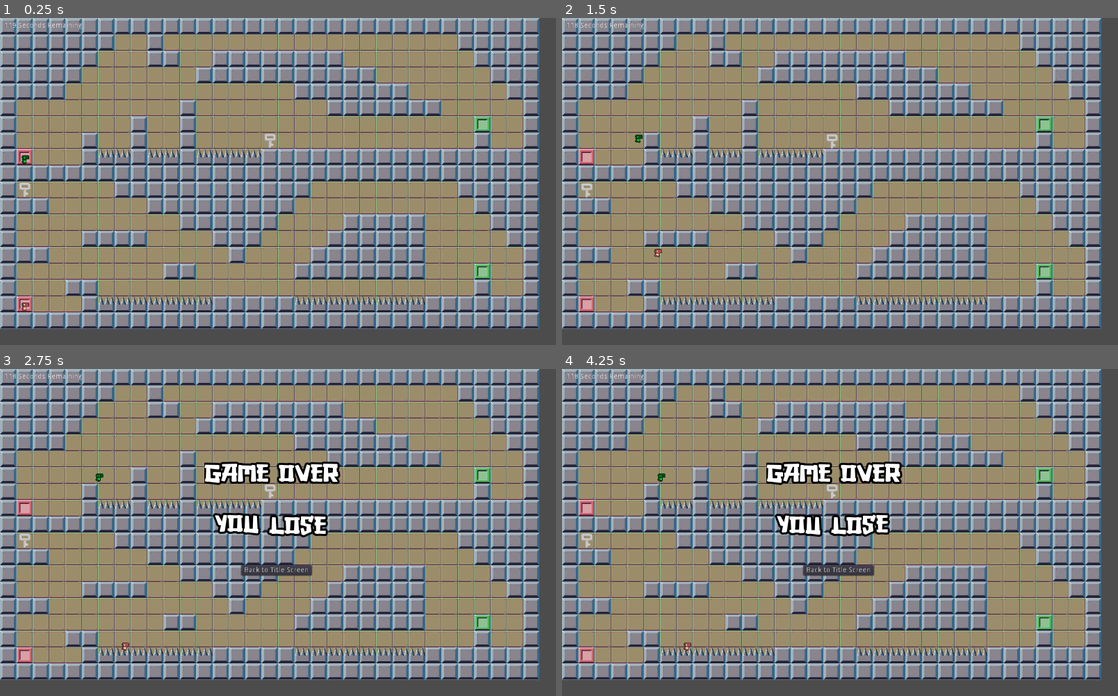
Above: before the commit, frames 1-4 (two rows, left to right).
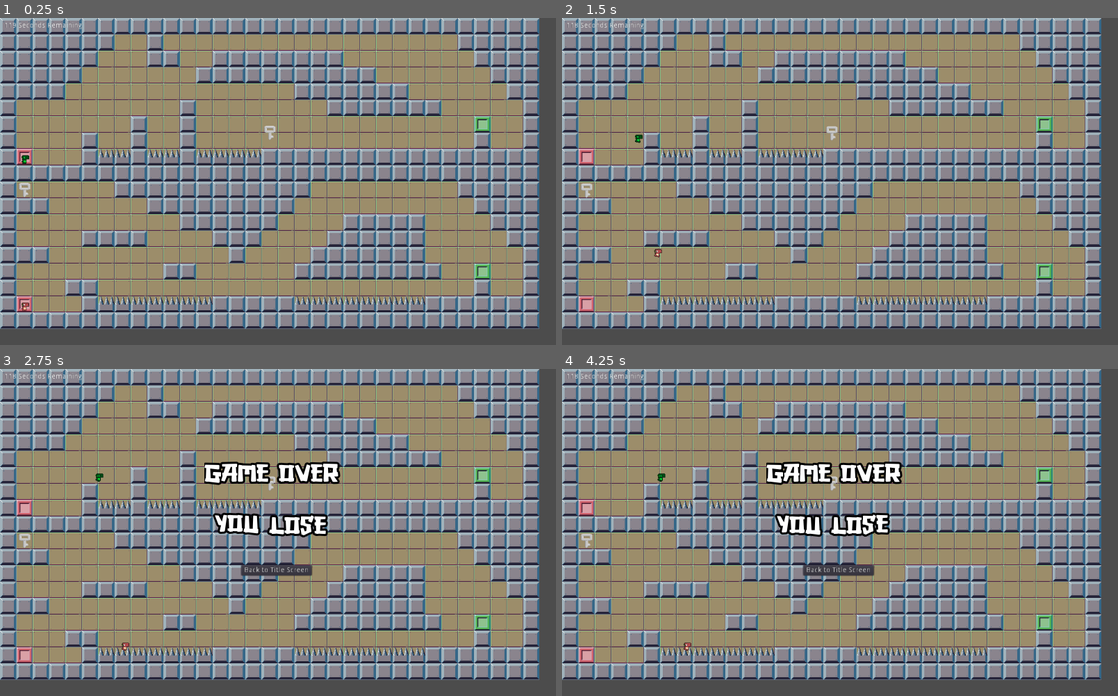
Above: after the commit, the same moments.

Repository: redbit200/FP-DinoDuo
Game: Godot game, scene res://src/levels/Level2.tscn
Two runs of this game, one before a commit and one after it. Both use one fixed random seed, a clock stepped at 60 frames per second and the inputs below. This scene is started directly instead of the project's main scene.
Inputs:
- Up to frame 1 (0.25 s): no input
- Up to frame 2 (1.5 s): hold Right (move_right) from 0.53 s (still down); tap Space (jump) at 0.6, 0.77, 1.07, 1.35 s
- Up to frame 3 (2.75 s): tap Space (jump) at 1.52, 1.82, 2.1 s; release Right (move_right) at 2.03 s; hold Left (move_left) from 2.03 s (still down)
- Up to frame 4 (4.25 s): release Left (move_left) at 2.78 s; hold Right (move_right) from 2.78 s (still down); tap Space (jump) at 2.85, 3.02, 3.32, 3.6, 3.77, 4.07 s

The runs differ from the first frame. In frame 1, 0.2% of the frame differs, in the area x 47-80%, y 32-80%; in frame 2, 0.2%; in frame 3, 0.2%; in frame 4, 0.2%.

Commit message:
Fix errors

Diff:
--- a/project/src/levels/Level.gd
+++ b/project/src/levels/Level.gd
@@ -7,10 +7,11 @@
 func _ready():
 	Global.nextLevel = "res://src/levels/Level" + String(Global.levelNumber+1) + ".tscn"
 	Global.levelNumber += 1
-	if get_node("Key") or get_node("Key2"):
-		locked = true
-		print(locked)
-
+	for child in get_children():
+		if child.name == "Key":
+			locked = true
+		else:
+			pass
 	print(locked)
 	$LevelTime.start()
 
--- a/project/src/levels/Level2.tscn
+++ b/project/src/levels/Level2.tscn
@@ -267,7 +267,7 @@
 tile_set = SubResource( 2 )
 cell_size = Vector2( 32, 32 )
 format = 1
-tile_data = PoolIntArray( 0, 0, 0, 1, 0, 0, 2, 0, 0, 3, 0, 0 …(7053 unchanged characters)…  0, 983064, 0, 0, 983065, 0, 0, 983066, 5, 0, 983067, 5, 0, 983068, 5, 0, 983069, …(1534 unchanged characters)…
+tile_data = PoolIntArray( 0, 0, 0, 1, 0, 0, 2, 0, 0, 3, 0, 0 …(7053 unchanged characters)…  0, 983064, 0, 0, 983065, 0, 0, 983066, 0, 0, 983067, 5, 0, 983068, 5, 0, 983069, …(1534 unchanged characters)…
 
 [node name="Player" parent="." instance=ExtResource( 2 )]
 position = Vector2( 48, 560 )
@@ -315,8 +315,8 @@
 position = Vector2( 944, 208 )
 
 [node name="Key" parent="." instance=ExtResource( 7 )]
-position = Vector2( 528, 240 )
+position = Vector2( 48, 336 )
 
 [node name="Key2" parent="." instance=ExtResource( 7 )]
-position = Vector2( 48, 336 )
+position = Vector2( 528, 224 )
 [connection signal="timeout" from="LevelTime" to="." method="_on_LevelTime_timeout"]
